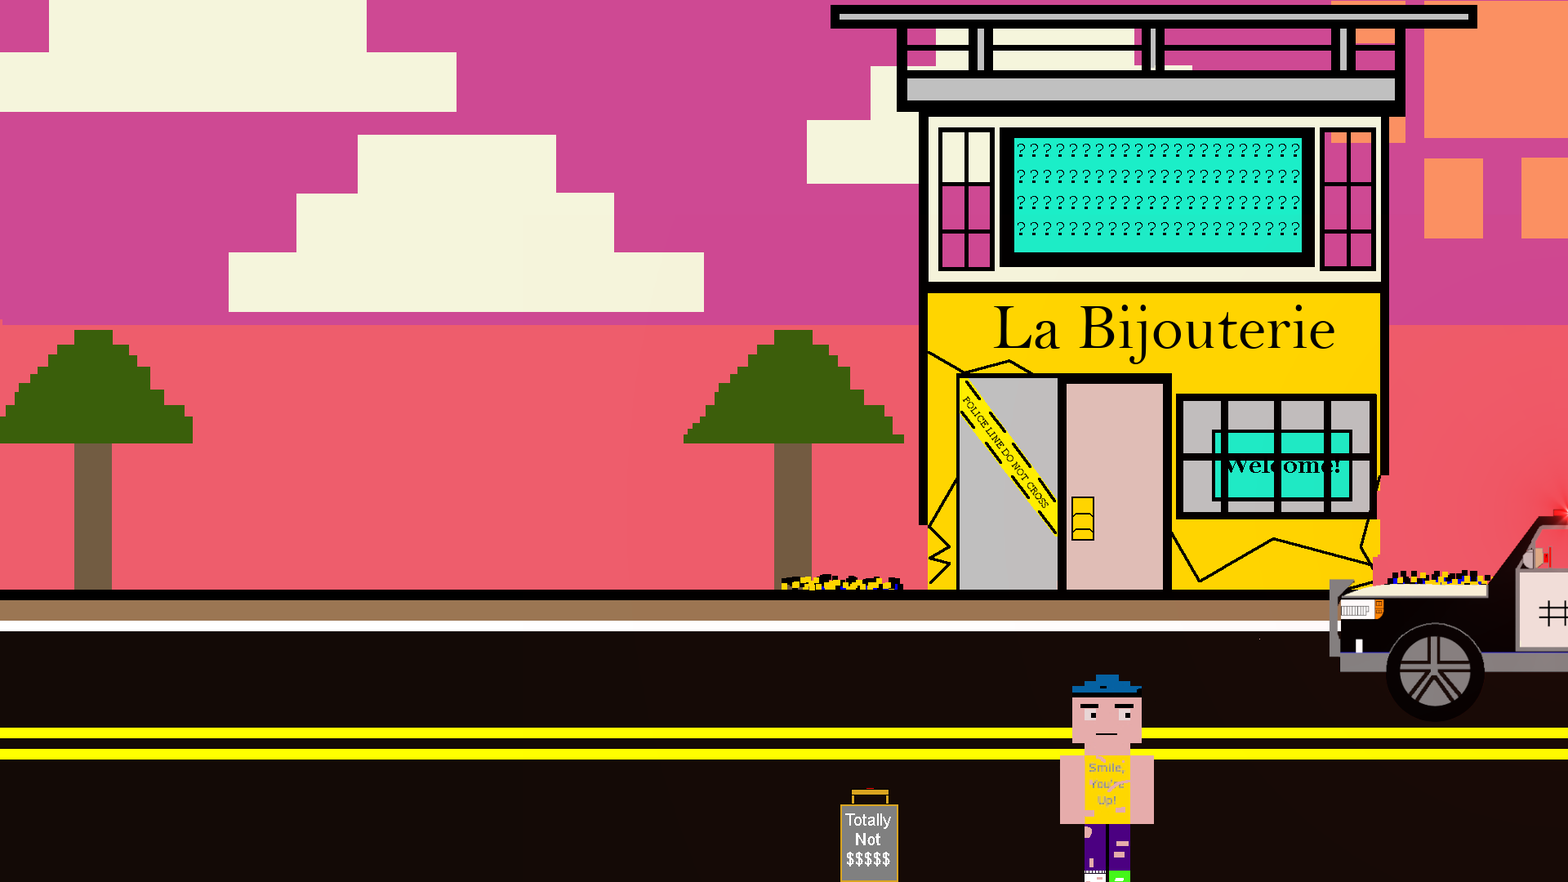
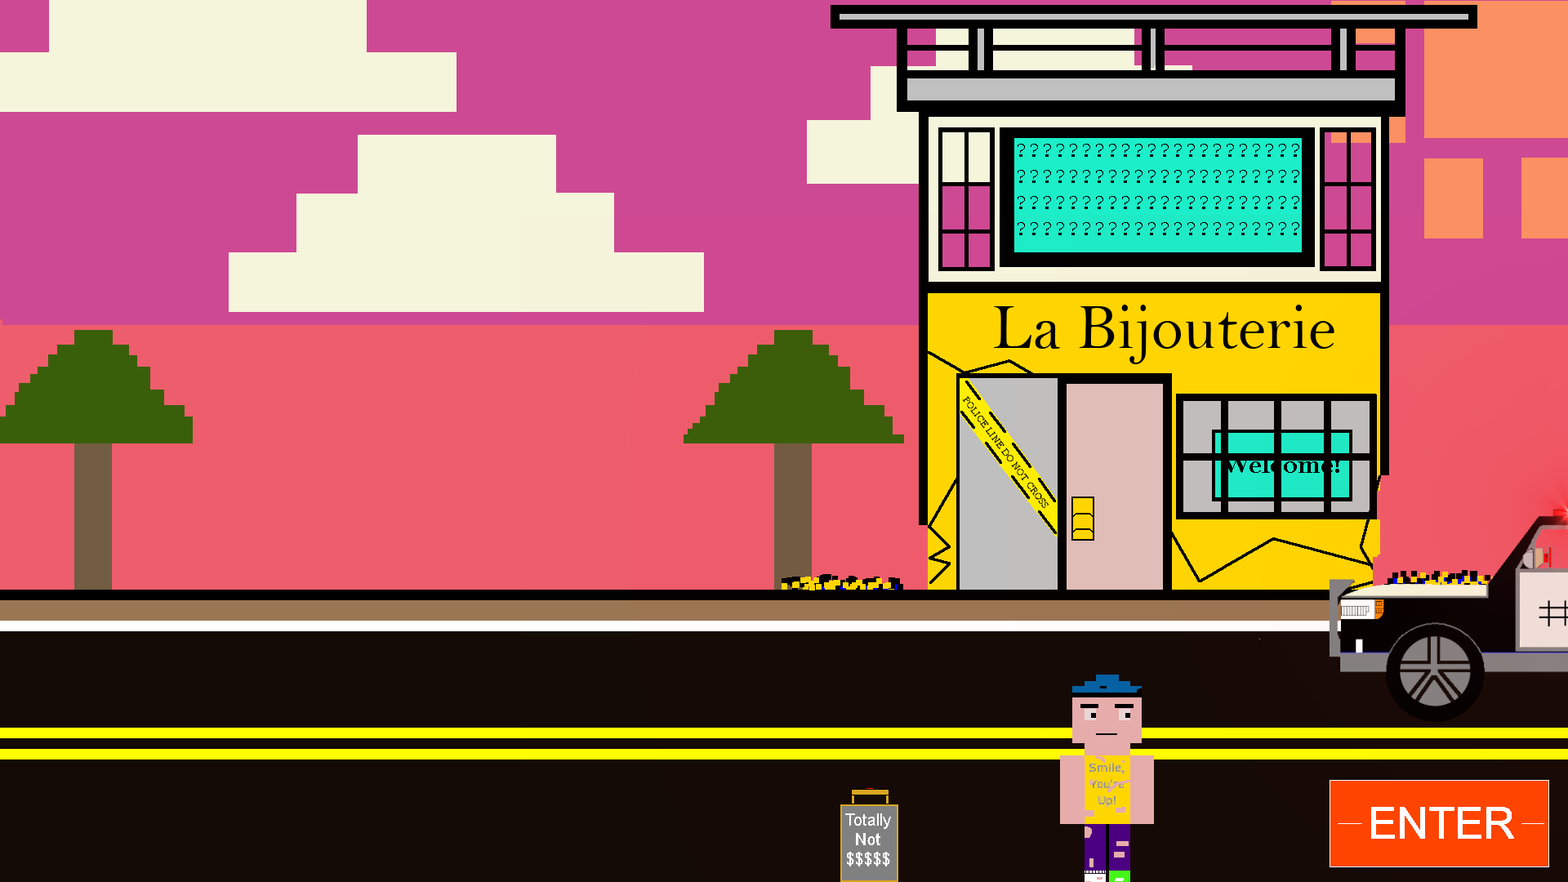
Before/after of a 1568 × 882 layered artwork. What changed in the layer stack:
added layer "ENTER.xcf copy" above "Cash copy" over (1329, 779, 1551, 869)